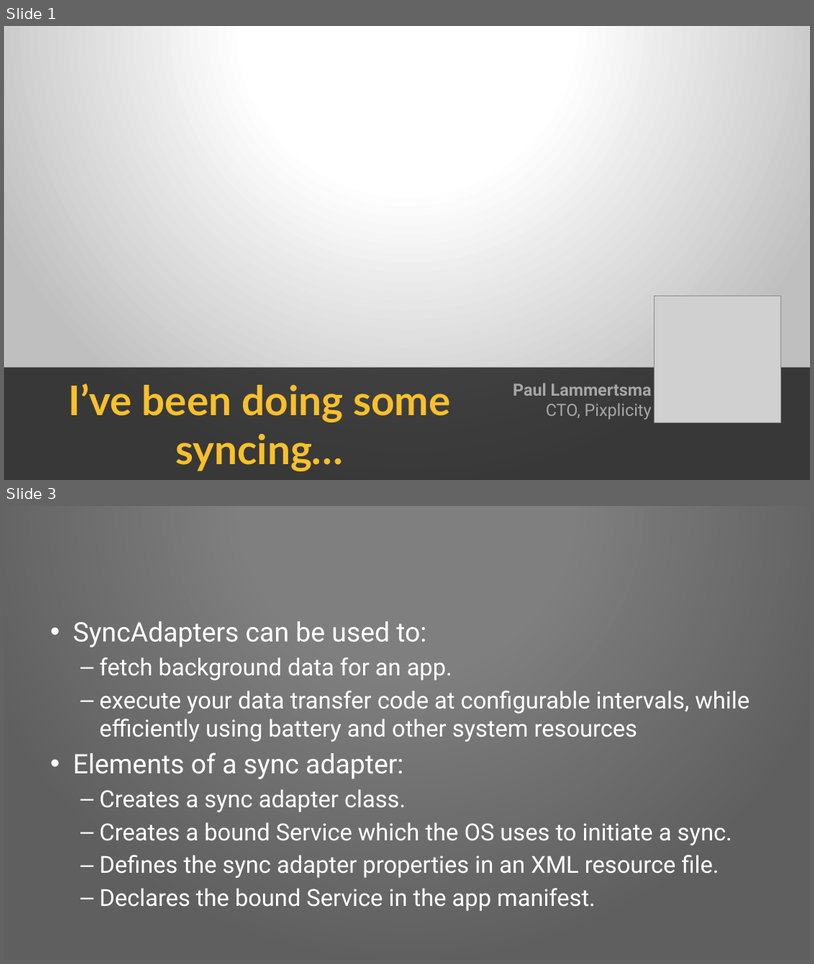
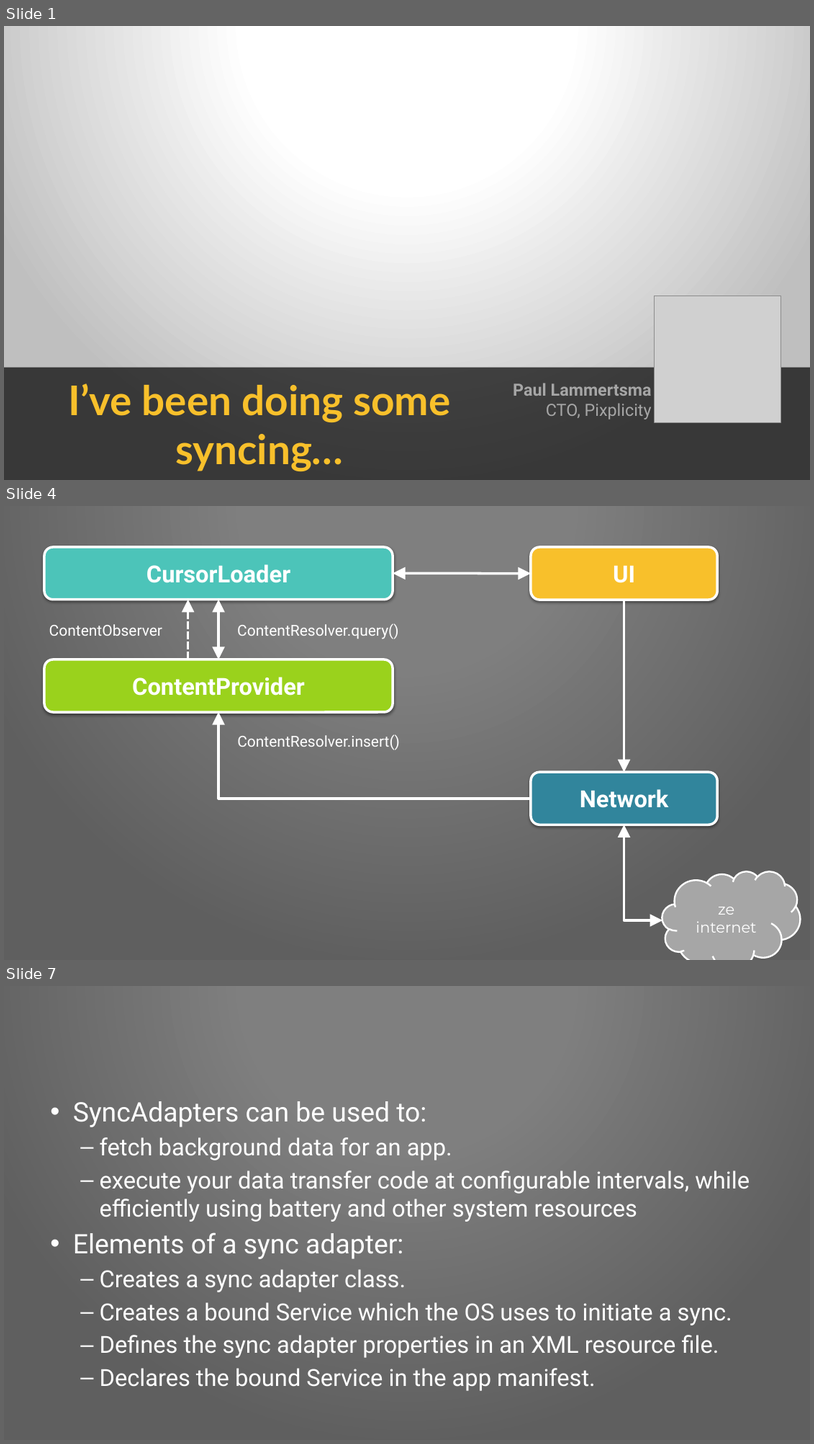
Before and after one commit to Pixplicity/sync-demo, a slide deck: I've been doing some syncing.pptx. Shown one above the other, each under a label of ours: slides 1 and 3 before the commit, slides 1, 4 and 7 after it; the slides between them are not shown. The pictures are 814x964 and 814x1444 pixels, drawn with LibreOffice and Linux fonts; fonts in the diff are those of the drawing; grey boxes stand for pictures; background and template pictures are left out. Boxes give left, top, right and bottom in pixels: in the first picture for what was removed or moved away, otherwise in the second. Text is boxed around its words. In the diff, an @@ line names an element or a change of style, - is before the commit and + after.

```diff
--- a/I've been doing some syncing.pptx
+++ b/I've been doing some syncing.pptx
@@ slide 4 added at (x1=4, y1=506, x2=810, y2=960), background picture (left out); not listed: 1 template element that a slide beside it also shows @@
@@ rounded rectangle added at (x1=44, y1=547, x2=393, y2=600), fill #4CC4B9, outline #FFFFFF 3 pt, 28 pt, text #FFFFFF, bold @@
+CursorLoader
@@ rounded rectangle added at (x1=531, y1=547, x2=718, y2=600), fill #F8C02B, outline #FFFFFF 3 pt, 28 pt, text #FFFFFF, bold @@
+UI
@@ double arrow added from (393, 573) to (531, 573), #FFFFFF 3 pt @@
@@ arrow added from (188, 659) to (188, 600), #FFFFFF 3 pt dashed @@
@@ double arrow added from (219, 600) to (219, 659), #FFFFFF 3 pt @@
@@ arrow added from (625, 600) to (625, 772), #FFFFFF 3 pt @@
@@ text added at (x1=49, y1=624, x2=162, y2=636), 18 pt, text #FFFFFF @@
+ContentObserver
@@ text added at (x1=237, y1=623, x2=399, y2=639), 18 pt, text #FFFFFF @@
+ContentResolver.query()
@@ rounded rectangle added at (x1=44, y1=659, x2=393, y2=713), fill #9AD21C, outline #FFFFFF 3 pt, 28 pt, text #FFFFFF, bold @@
+ContentProvider
@@ elbow arrow added from (531, 798) to (219, 713), #FFFFFF 3 pt @@
@@ text added at (x1=237, y1=734, x2=400, y2=750), 18 pt, text #FFFFFF @@
+ContentResolver.insert()
@@ rounded rectangle added at (x1=531, y1=772, x2=718, y2=825), fill #31859C, outline #FFFFFF 3 pt, 28 pt, text #FFFFFF, bold @@
+Network
@@ elbow double arrow added from (625, 825) to (663, 921), #FFFFFF 3 pt @@
@@ cloud added at (x1=663, y1=871, x2=801, y2=960), fill #A6A6A6, outline #FFFFFF 2 pt, 18 pt, text #FFFFFF @@
+ze internet
@@ what was slide 3 is now slide 7 @@
```
Also in this commit, not shown: 2 slides changed, 7 other slides added.
